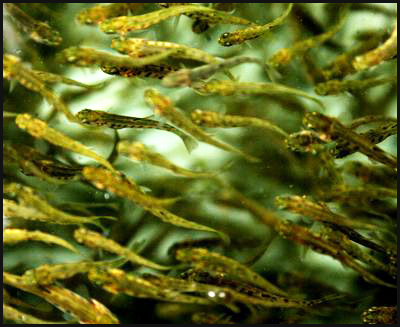
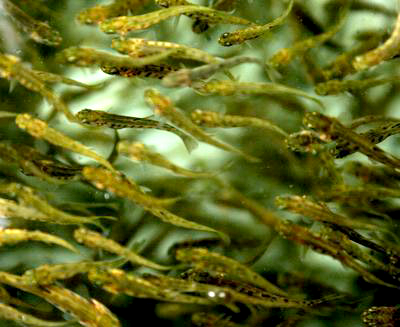
Layer changes from the first 400x327 image to the second:
removed layer "Rectangle 1" over [0, 0, 400, 327]
